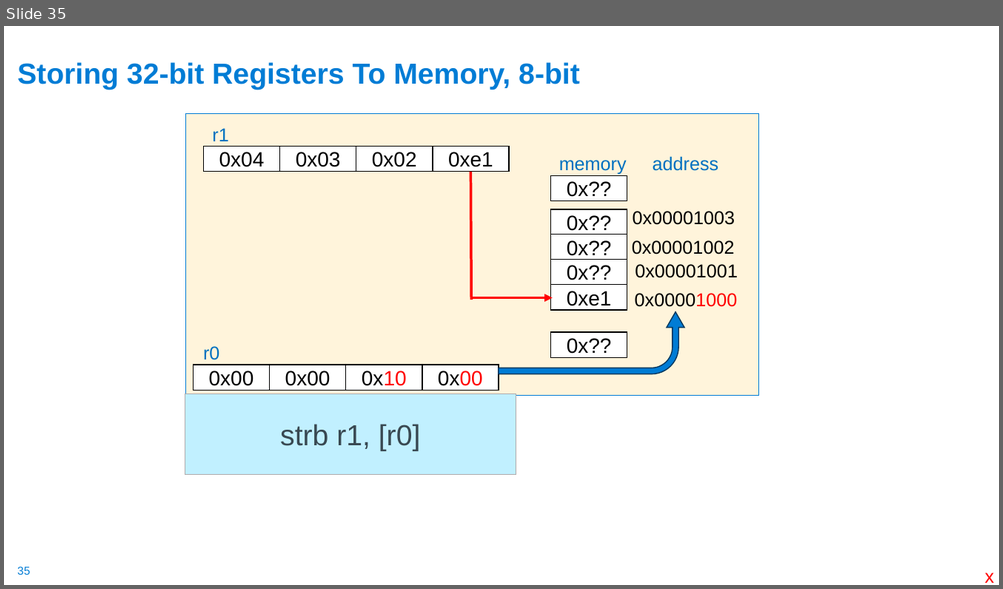
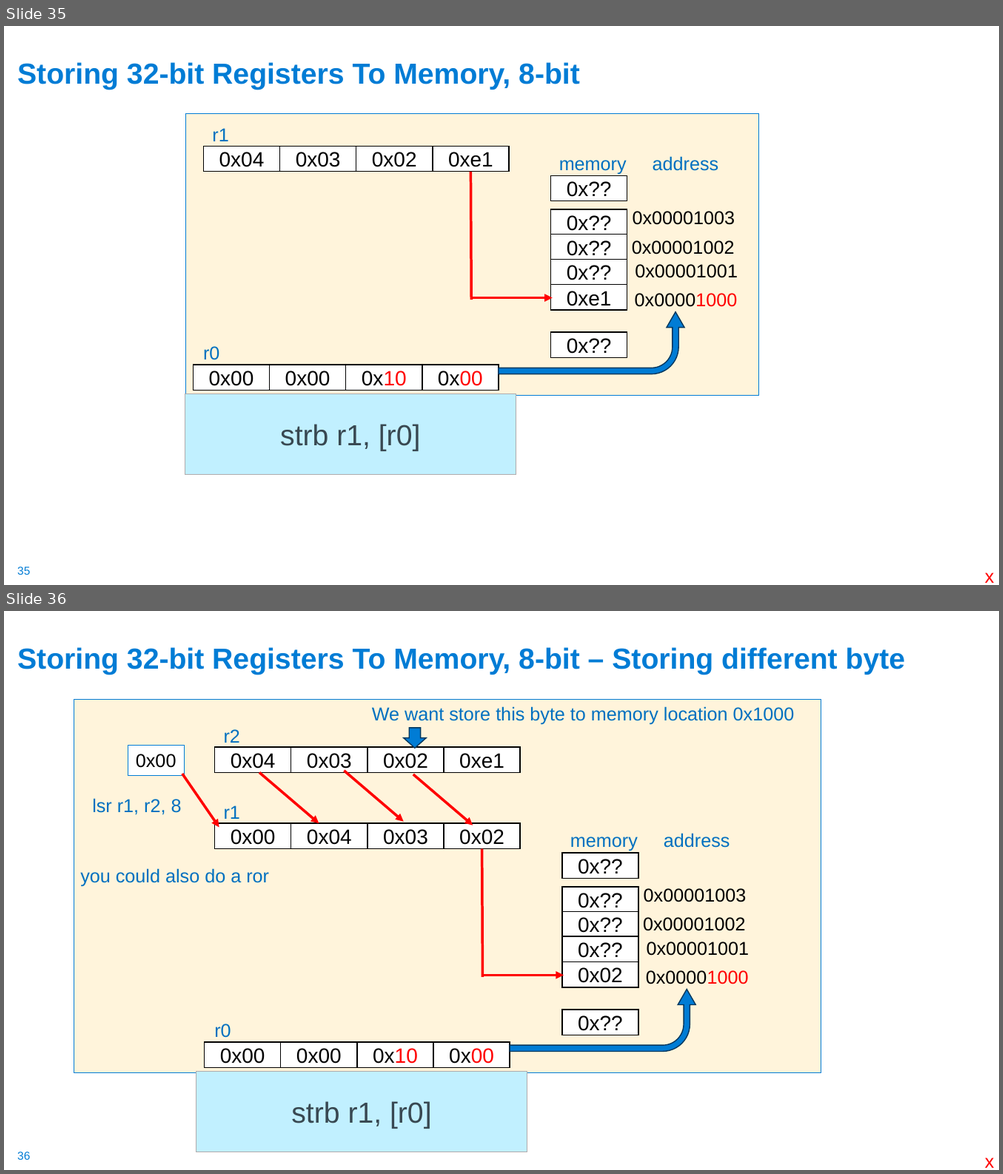
Before and after one commit to cse30-sp24/Muller-Slides, a slide deck: 06-Arm-Part3.pptx. Shown one above the other, each under a label of ours: slide 35 before the commit, slides 35 and 36 after it. The pictures are 1003x589 and 1003x1174 pixels, drawn with LibreOffice and Linux fonts; fonts in the diff are those of the drawing. Boxes give left, top, right and bottom in pixels: in the first picture for what was removed or moved away, otherwise in the second. Text is boxed around its words. In the diff, an @@ line names an element or a change of style, - is before the commit and + after.

```diff
--- a/06-Arm-Part3.pptx
+++ b/06-Arm-Part3.pptx
@@ slide 36 added at (4,611,999,1170), background #FFFFFF; not listed: 1 template element that a slide beside it also shows @@
@@ title added at (17,647,905,675), 28 pt, text #007CD5, bold @@
+Storing 32-bit Registers To Memory, 8-bit – Storing different byte
@@ rectangle added at (74,699,821,1073), fill #FFF4DB, outline #007CD5 0.75 pt @@
@@ text added at (372,706,794,724), 18 pt, text #0070C0 @@
+We want store this byte to memory location 0x1000
@@ text added at (224,729,240,747), 18 pt, text #0070C0 @@
+r2
@@ down arrow added at (403,728,426,749), fill #007CD5, outline #00365D 1 pt @@
@@ rectangle added at (128,745,185,775), fill #FFFFFF, outline #007CD5 0.75 pt, 18 pt, text #000000 @@
+0x00
@@ group added at (214,748,520,773): 4 rectangles @@
+0x04
+0x03
+0x02
+0xe1
@@ arrow added from (182, 774) to (219, 827), #FF0000 2.5 pt @@
@@ arrow added from (259, 773) to (318, 823), #FF0000 2.5 pt @@
@@ arrow added from (344, 771) to (403, 821), #FF0000 2.5 pt @@
@@ arrow added from (413, 775) to (472, 825), #FF0000 2.5 pt @@
@@ text added at (92,798,182,815), 18 pt, text #0070C0 @@
+lsr r1, r2, 8
@@ text added at (224,806,240,823), 18 pt, text #0070C0 @@
+r1
@@ group added at (214,823,520,849): 4 rectangles @@
+0x00
+0x04
+0x03
+0x02
@@ line added from (482, 977) to (482, 849), #FF0000 2.5 pt @@
@@ rectangle added at (562,854,638,879), fill #FFFFFF, outline #000000 1 pt, 20 pt, text #000000 @@
+0x??
@@ text added at (570,837,637,851), 18 pt, text #0070C0 @@
+memory address
@@ text added at (80,869,269,887), 18 pt, text #0070C0 @@
+you could also do a ror
@@ rectangle added at (562,887,638,912), fill #FFFFFF, outline #000000 1 pt, 20 pt, text #000000 @@
+0x??
@@ text added at (643,889,746,903), 18 pt, text #000000 @@
+0x00001003
@@ rectangle added at (562,911,638,937), fill #FFFFFF, outline #000000 1 pt, 20 pt, text #000000 @@
+0x??
@@ text added at (643,917,745,931), 18 pt, text #000000 @@
+0x00001002
@@ rectangle added at (562,937,638,963), fill #FFFFFF, outline #000000 1 pt, 20 pt, text #000000 @@
+0x??
@@ text added at (646,942,749,956), 18 pt, text #000000 @@
+0x00001001
@@ rectangle added at (562,963,638,988), fill #FFFFFF, outline #000000 1 pt, 20 pt, text #000000 @@
+0x02
@@ arrow added from (482, 975) to (563, 975), #FF0000 2.5 pt @@
@@ text added at (646,971,748,985), 18 pt, text #000000 @@
+0x00001000
@@ bent arrow added at (510,989,696,1051), fill #007CD5, outline #00365D 1 pt @@
@@ rectangle added at (562,1010,638,1036), fill #FFFFFF, outline #000000 1 pt, 20 pt, text #000000 @@
+0x??
@@ text added at (214,1024,230,1038), 18 pt, text #0070C0 @@
+r0
@@ group added at (205,1042,509,1068): 4 rectangles @@
+0x00
+0x00
+0x10
+0x00
@@ rectangle added at (196,1071,527,1152), fill #C1F0FF, outline #AFABAB 1 pt, 28 pt, text #384851 @@
+strb r1, [r0]
@@ text added at (984,1158,994,1168), 18 pt, text #FF0000 @@
+x
```
Also in this commit, not shown: 2 slides changed, 2 other files.
